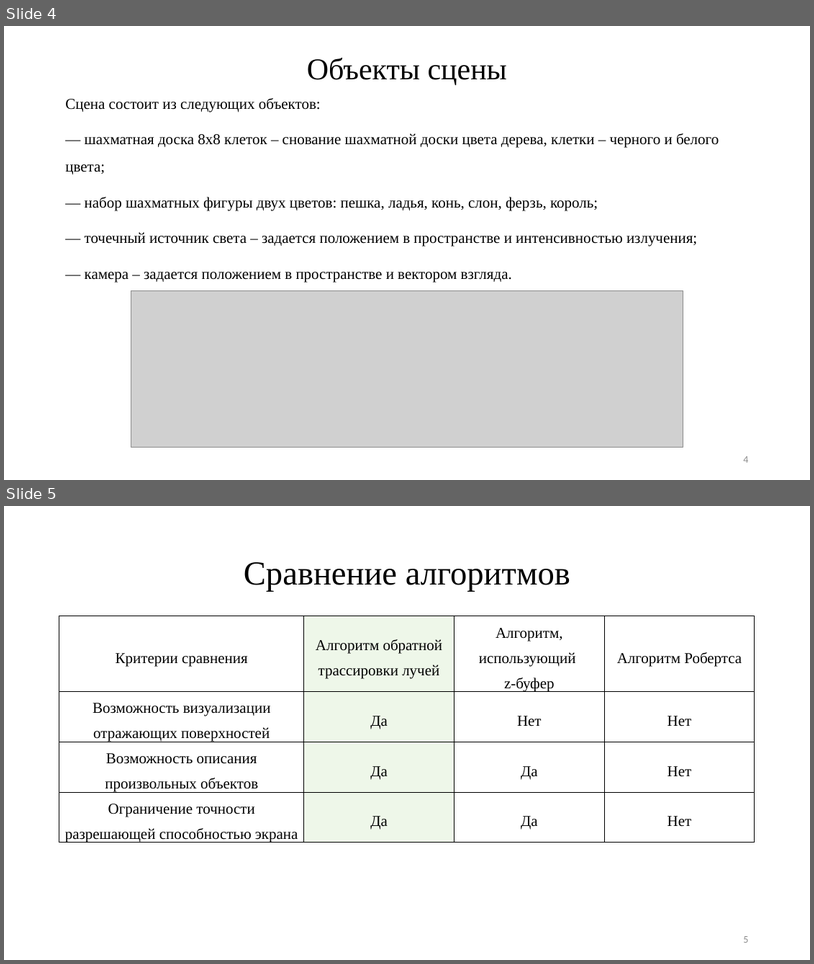
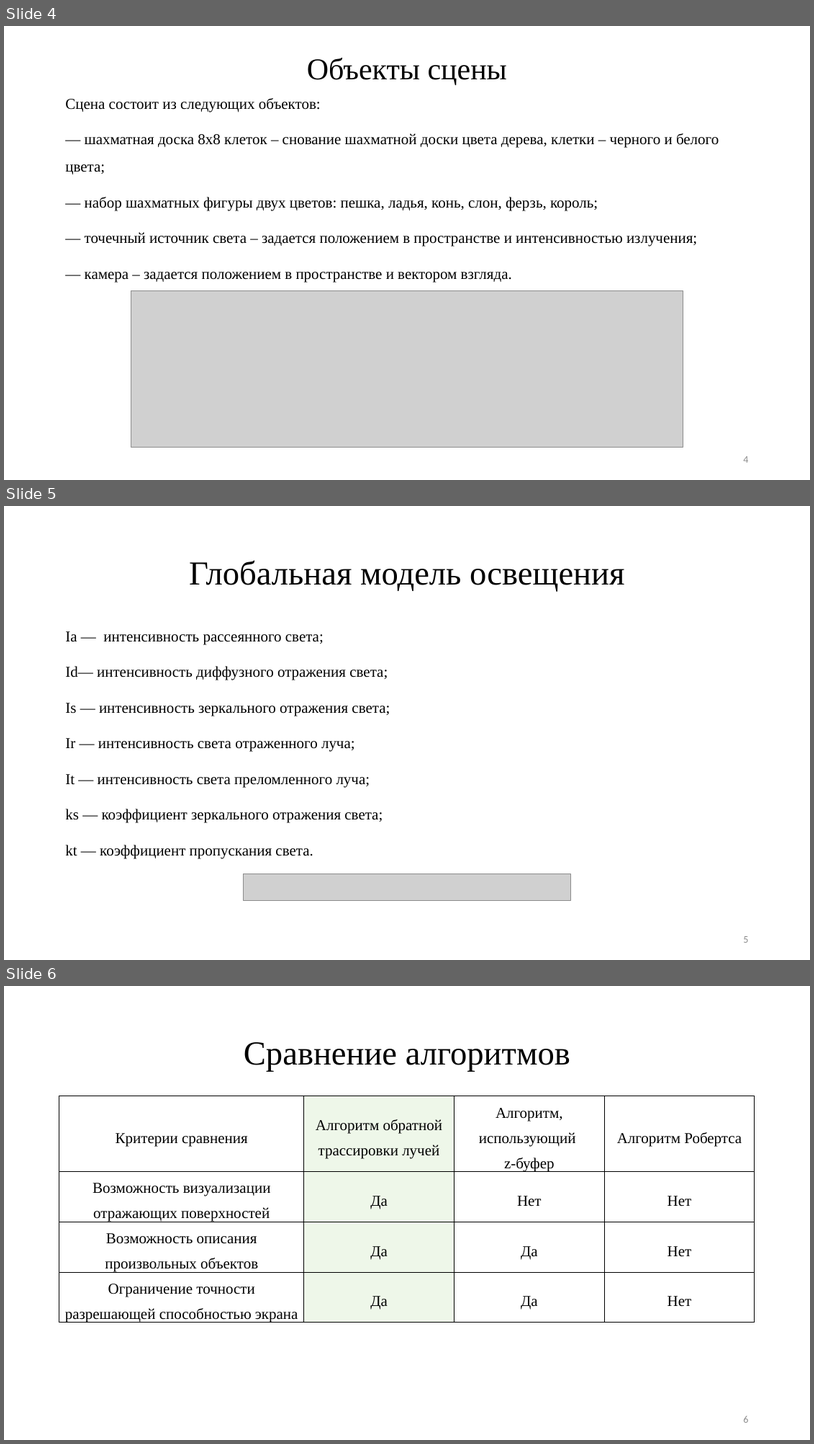
Before and after one commit to CakeForKit/cg_cp_info, a slide deck: ИУ7-52Б-Пермякова-Екатерина-Презентация-КГ.pptx. Shown one above the other, each under a label of ours: slides 4 and 5 before the commit, slides 4, 5 and 6 after it. The pictures are 814x964 and 814x1444 pixels, drawn with LibreOffice and Linux fonts; fonts in the diff are those of the drawing; grey boxes stand for pictures. Boxes give left, top, right and bottom in pixels: in the first picture for what was removed or moved away, otherwise in the second. Text is boxed around its words. In the diff, an @@ line names an element or a change of style, - is before the commit and + after.

```diff
--- a/ИУ7-52Б-Пермякова-Екатерина-Презентация-КГ.pptx
+++ b/ИУ7-52Б-Пермякова-Екатерина-Презентация-КГ.pptx
@@ slide 5 added at [4, 506, 810, 960], background #FFFFFF @@
@@ text added at [189, 560, 625, 592], 40 pt, text #000000 @@
+Глобальная модель освещения
@@ text added at [65, 631, 390, 859], 18 pt, text #000000 @@
+Ia — интенсивность рассеянного света;
+Id— интенсивность диффузного отражения света;
+Is — интенсивность зеркального отражения света;
+Ir — интенсивность света отраженного луча;
+It — интенсивность света преломленного луча;
+ks — коэффициент зеркального отражения света;
+kt — коэффициент пропускания света.
@@ picture added at [244, 874, 571, 901] @@
@@ page number added at [743, 936, 748, 942], 12 pt, text #8C8C8C @@
+5
@@ what was slide 5 is now slide 6 @@
```
Also in this commit, not shown: 4 slides changed, 2 other slides added, 2 slides removed, 12 other files.
